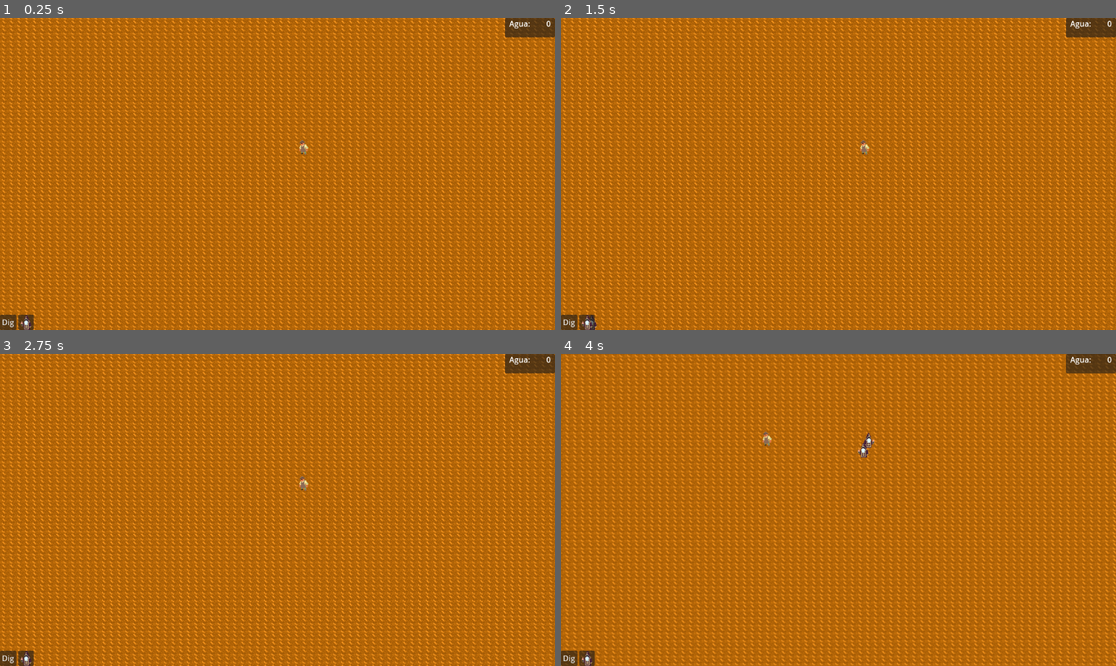
Above: before the commit, frames 1-4 (two rows, left to right).
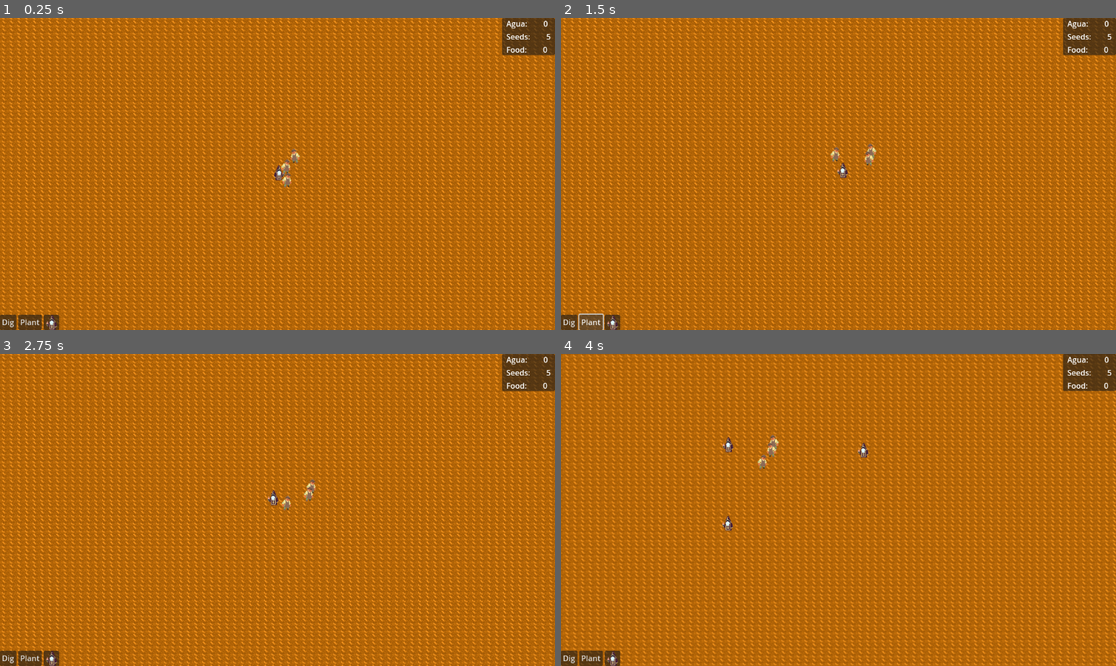
Above: after the commit, the same moments.

Repository: Fuzzerker/not_tanks
Game: Godot game, scene res://NotTanks.tscn
Same seed, same stepped clock (60 frames per second), same inputs: the game is played once before the commit and once after it.
Inputs (mouse positions are in pixels of both pictures, inside the frame that each line leads up to; where the layout moved, square brackets give the same spot in the first picture):
- Up to frame 1 (0.25 s): no input
- Up to frame 2 (1.5 s): click "Dig" at 0.5 s; click (588, 323) at 1.25 s, where only the run after the commit has a clickable "Plant"
- Up to frame 3 (2.75 s): click (49, 659) [27, 659] at 2 s
- Up to frame 4 (4 s): tap Enter at 2.75 s; move the mouse to (960, 494) at 2.77 s; hold Right (ui_right) 2.78-3.53 s; tap R at 2.85 s; click (960, 494) at 2.92 s; move the mouse to (727, 525) at 3.52 s; hold Down (ui_down) from 3.53 s (still down); tap 0 at 3.6 s; click (727, 525) at 3.67 s

The runs differ from the first frame. In frame 1, 1.2% of the frame differs, in the area x 3-100%, y 0-100%; in frame 2, 1.3%; in frame 3, 1.2%; in frame 4, 1.3%.

Commit message:
agua and planting

Diff:
--- a/NotTanks.tscn
+++ b/NotTanks.tscn
@@ -6,6 +6,9 @@
 [ext_resource type="Script" uid="uid://dcggyg72s2vwi" path="res://scripts/terrain_gen.gd" id="2_pgsxn"]
 [ext_resource type="PackedScene" uid="uid://chdl2k2fcmqmt" path="res://preloads/worker.tscn" id="5_e378v"]
 [ext_resource type="Script" uid="uid://c2fafyvfge7ag" path="res://agua_value.gd" id="5_n603m"]
+[ext_resource type="Script" uid="uid://ctohpiorbe3xm" path="res://seeds.gd" id="6_q56mv"]
+[ext_resource type="Script" uid="uid://dde046qn2et2j" path="res://food_label.gd" id="7_kr0b5"]
+[ext_resource type="PackedScene" uid="uid://46gfvt0lk8vo" path="res://preloads/cleric.tscn" id="7_y7lrh"]
 
 [sub_resource type="TileSetAtlasSource" id="TileSetAtlasSource_45neo"]
 texture = ExtResource("1_v4jwb")
@@ -423,6 +426,13 @@
 layout_mode = 2
 text = "Dig"
 
+[node name="MarginContainer3" type="MarginContainer" parent="Camera2D/CanvasLayer/Panel/VBoxContainer/HBoxContainer"]
+layout_mode = 2
+
+[node name="Plant" type="Button" parent="Camera2D/CanvasLayer/Panel/VBoxContainer/HBoxContainer/MarginContainer3"]
+layout_mode = 2
+text = "Plant"
+
 [node name="PanelContainer" type="PanelContainer" parent="Camera2D/CanvasLayer/Panel/VBoxContainer/HBoxContainer"]
 layout_mode = 2
 theme = SubResource("Theme_q56mv")
@@ -442,29 +452,78 @@
 [node name="VBoxContainer" type="VBoxContainer" parent="Camera2D/CanvasLayer/Panel2"]
 layout_mode = 2
 
-[node name="HBoxContainer" type="HBoxContainer" parent="Camera2D/CanvasLayer/Panel2/VBoxContainer"]
-layout_mode = 2
-
-[node name="MarginContainer" type="MarginContainer" parent="Camera2D/CanvasLayer/Panel2/VBoxContainer/HBoxContainer"]
+[node name="Agua" type="HBoxContainer" parent="Camera2D/CanvasLayer/Panel2/VBoxContainer"]
+layout_mode = 2
+
+[node name="MarginContainer" type="MarginContainer" parent="Camera2D/CanvasLayer/Panel2/VBoxContainer/Agua"]
 layout_mode = 2
 theme_override_constants/margin_left = 9
 theme_override_constants/margin_right = 25
 
-[node name="Label" type="Label" parent="Camera2D/CanvasLayer/Panel2/VBoxContainer/HBoxContainer/MarginContainer"]
+[node name="Label" type="Label" parent="Camera2D/CanvasLayer/Panel2/VBoxContainer/Agua/MarginContainer"]
 layout_mode = 2
 text = "Agua: "
 
-[node name="MarginContainer2" type="MarginContainer" parent="Camera2D/CanvasLayer/Panel2/VBoxContainer/HBoxContainer"]
+[node name="MarginContainer2" type="MarginContainer" parent="Camera2D/CanvasLayer/Panel2/VBoxContainer/Agua"]
 layout_mode = 2
 theme_override_constants/margin_right = 8
 
-[node name="Label" type="Label" parent="Camera2D/CanvasLayer/Panel2/VBoxContainer/HBoxContainer/MarginContainer2"]
+[node name="Label" type="Label" parent="Camera2D/CanvasLayer/Panel2/VBoxContainer/Agua/MarginContainer2"]
 layout_mode = 2
 text = "0"
 script = ExtResource("5_n603m")
 
+[node name="Seeds" type="HBoxContainer" parent="Camera2D/CanvasLayer/Panel2/VBoxContainer"]
+layout_mode = 2
+
+[node name="MarginContainer" type="MarginContainer" parent="Camera2D/CanvasLayer/Panel2/VBoxContainer/Seeds"]
+layout_mode = 2
+theme_override_constants/margin_left = 9
+theme_override_constants/margin_right = 25
+
+[node name="Label" type="Label" parent="Camera2D/CanvasLayer/Panel2/VBoxContainer/Seeds/MarginContainer"]
+layout_mode = 2
+text = "Seeds: "
+
+[node name="MarginContainer2" type="MarginContainer" parent="Camera2D/CanvasLayer/Panel2/VBoxContainer/Seeds"]
+layout_mode = 2
+theme_override_constants/margin_right = 8
+
+[node name="Label" type="Label" parent="Camera2D/CanvasLayer/Panel2/VBoxContainer/Seeds/MarginContainer2"]
+layout_mode = 2
+text = "0"
+script = ExtResource("6_q56mv")
+
+[node name="Food" type="HBoxContainer" parent="Camera2D/CanvasLayer/Panel2/VBoxContainer"]
+layout_mode = 2
+
+[node name="MarginContainer" type="MarginContainer" parent="Camera2D/CanvasLayer/Panel2/VBoxContainer/Food"]
+layout_mode = 2
+theme_override_constants/margin_left = 9
+theme_override_constants/margin_right = 25
+
+[node name="Label" type="Label" parent="Camera2D/CanvasLayer/Panel2/VBoxContainer/Food/MarginContainer"]
+layout_mode = 2
+text = "Food: "
+
+[node name="MarginContainer2" type="MarginContainer" parent="Camera2D/CanvasLayer/Panel2/VBoxContainer/Food"]
+layout_mode = 2
+theme_override_constants/margin_right = 8
+
+[node name="Label" type="Label" parent="Camera2D/CanvasLayer/Panel2/VBoxContainer/Food/MarginContainer2"]
+layout_mode = 2
+text = "0"
+script = ExtResource("7_kr0b5")
+
+[node name="Cleric" parent="." instance=ExtResource("7_y7lrh")]
+
 [node name="Worker" parent="." instance=ExtResource("5_e378v")]
 position = Vector2(54, -55)
 
+[node name="Worker2" parent="." instance=ExtResource("5_e378v")]
+
+[node name="Worker3" parent="." instance=ExtResource("5_e378v")]
+
 [connection signal="pressed" from="Camera2D/CanvasLayer/Panel/VBoxContainer/HBoxContainer/MarginContainer2/dig" to="TileMapLayer" method="_on_dig_pressed"]
+[connection signal="pressed" from="Camera2D/CanvasLayer/Panel/VBoxContainer/HBoxContainer/MarginContainer3/Plant" to="TileMapLayer" method="_on_plant_pressed"]
 [connection signal="pressed" from="Camera2D/CanvasLayer/Panel/VBoxContainer/HBoxContainer/PanelContainer/BuildCleric" to="TileMapLayer" method="_on_build_cleric_pressed"]
--- /dev/null
+++ b/character_registry.gd
@@ -0,0 +1,20 @@
+extends Node
+
+
+var characters:Array = []
+
+func _add_character(char):
+	characters.push_back(char)
+
+func _get_closest_cleric(pos: Vector2):
+	var closest_cleric = null
+	var closest_dist = INF
+
+	for char in characters:
+		if char.type == "cleric":
+			var dist = pos.distance_squared_to(char.ref.position)
+			if dist < closest_dist:
+				closest_dist = dist
+				closest_cleric = char
+	if closest_cleric != null:
+		return closest_cleric.ref.position
--- /dev/null
+++ b/food_label.gd
@@ -0,0 +1,4 @@
+extends Label
+
+func _process(delta: float) -> void:
+	text = str(Resources.food)
--- /dev/null
+++ b/plant_manager.gd
@@ -0,0 +1,62 @@
+extends Node
+
+var _plants:Array = []
+
+var ticks = 0
+var gro_ticks = 10
+func _process(delta: float) -> void:
+	ticks+=1
+	if ticks >= gro_ticks:
+		ticks = 0
+		_gro_all()
+
+func _register(plant):
+	print("registering plant")
+	plant["gro_required"] = 10
+	plant["current_gro"] = 0
+	plant["final_phase"] = 4
+	plant["current_phase"] = 0
+	plant["has_agua"] = false
+	_plants.push_back(plant)
+
+func _gro_all():
+	for plant in _plants:
+		if plant["current_phase"]==4:
+			var request = {
+				"type": "harvest",
+				"cell": plant["cell"],
+				"position": plant["position"],
+				"status": "pending",
+				"effort": 100,
+				"on_complete": func():
+					print("harvested")
+					Resources.food += 1
+					plant.marker.queue_free()
+					_plants.erase(plant)
+			}
+			WorkQueue._add_work(request)
+			continue
+		if plant["has_agua"]:
+			print("plant has agua.  Groing ",plant["current_gro"])
+			plant["current_gro"]+=1
+			print("plant has agua.  groed ",plant["current_gro"], " needs ",plant["gro_required"])
+			plant["has_agua"] = false
+			if plant["current_gro"] >= plant["gro_required"]:
+				print("plant has grone to next phase")
+				plant["current_gro"] = 0
+				plant["current_phase"] += 1
+				var mrkr = plant["marker"]
+				mrkr.texture.region = Rect2(mrkr.texture.region.position + Vector2(0, 16), mrkr.texture.region.size)
+
+		else:
+			var request = {
+				"type": "agua",
+				"cell": plant["cell"],
+				"position": plant["position"],
+				"status": "pending",
+				"effort": 100,
+				"on_complete": func():
+					print("adding agua on_complete")
+					plant["has_agua"]=true
+			}
+			WorkQueue._add_work(request)
--- a/preloads/cleric.gd
+++ /dev/null
@@ -1,42 +0,0 @@
-extends Sprite2D
-
-# Maximum distance from the current position for the idle movement
-const MAX_OFFSET := 50
-# Movement speed in pixels per second
-const SPEED := 20
-
-var target_position: Vector2
-var pause_time: float = 0.0
-
-func _ready():
-	_pick_new_target()
-
-func _process(delta: float):
-	if pause_time > 0:
-		# Wait while paused
-		pause_time -= delta
-		return
-
-	# Move toward the target position
-	var direction = target_position - position
-	var distance = direction.length()
-
-	# Flip the sprite based on horizontal direction
-	if direction.x > 0:
-		flip_h = true  # Facing right
-	elif direction.x < 0:
-		flip_h = false   # Facing left
-
-	if distance < 1:
-		# Arrived at the target, pause briefly
-		pause_time = randf() * 1.0 # random pause < 1 second
-		_pick_new_target()
-	else:
-		# Move smoothly toward target
-		direction = direction.normalized()
-		position += direction * SPEED * delta
-
-func _pick_new_target():
-	# Choose a random point near the current position
-	var offset = Vector2(randf_range(-MAX_OFFSET, MAX_OFFSET), randf_range(-MAX_OFFSET, MAX_OFFSET))
-	target_position = position + offset
--- a/preloads/cleric.tscn
+++ b/preloads/cleric.tscn
@@ -1,7 +1,7 @@
 [gd_scene load_steps=4 format=3 uid="uid://46gfvt0lk8vo"]
 
 [ext_resource type="Texture2D" uid="uid://dr6d8rol8x6m8" path="res://sprites/rogues.png" id="1_r17hr"]
-[ext_resource type="Script" uid="uid://bjcl8sxxv814e" path="res://preloads/cleric.gd" id="2_fw7wg"]
+[ext_resource type="Script" uid="uid://chcqxi8j0oeaa" path="res://scripts/cleric.gd" id="2_fw7wg"]
 
 [sub_resource type="AtlasTexture" id="AtlasTexture_n603m"]
 atlas = ExtResource("1_r17hr")
--- /dev/null
+++ b/preloads/idler.gd
@@ -0,0 +1,33 @@
+extends "res://scripts/mover.gd"
+
+const MAX_OFFSET := 50
+
+var pause_time: float = 0.0
+var is_idle = true
+
+func _ready():
+	speed = 20
+	_pick_new_idle_target()
+
+
+func _process(delta: float):
+
+	if !is_idle:
+		return
+	if log:
+		print("idle_process")
+	if pause_time > 0:
+		pause_time -= delta
+		return
+
+	if _has_arrived(1):
+		pause_time = randf() * 1.0
+		_pick_new_idle_target()
+	else:
+		_move_toward(delta)
+
+func _pick_new_idle_target():
+	if log:
+		print("_pick_new_idle_target")
+	var offset = Vector2(randf_range(-MAX_OFFSET, MAX_OFFSET), randf_range(-MAX_OFFSET, MAX_OFFSET))
+	target_position = position + offset
--- /dev/null
+++ b/preloads/plant_icon.tscn
@@ -0,0 +1,10 @@
+[gd_scene load_steps=3 format=3 uid="uid://cxxd6ipobl1nd"]
+
+[ext_resource type="Texture2D" uid="uid://d1eon62mf5w8" path="res://sprites/Seeds.png" id="1_obt08"]
+
+[sub_resource type="AtlasTexture" id="AtlasTexture_nxh17"]
+atlas = ExtResource("1_obt08")
+region = Rect2(80, 16, 16, 16)
+
+[node name="PlantIcon" type="Sprite2D"]
+texture = SubResource("AtlasTexture_nxh17")
--- a/preloads/work_queue.gd
+++ b/preloads/work_queue.gd
@@ -12,12 +12,16 @@
 	for request in work_requests:
 		if request.cell == cell:
 			request.effort -= effort
-			if request.effort <= 0:
+			if request.effort <= 0 and request["on_complete"] != null:
+				work_requests.erase(request)
 				request["on_complete"].call()
+
 				return true
 	return false
 
 func _add_work(request):
+
+
 	for rq in work_requests:
 		if rq.cell == request.cell:
 			return
--- a/preloads/worker.gd
+++ b/preloads/worker.gd
@@ -1,40 +1,82 @@
-extends Sprite2D
+extends "res://preloads/idler.gd"
 
 var active_work = null
 var effort = 10
-var speed = 100.0 # units per second, tweak as needed
+var stamina = 100000
+var max_stamina = 100000
+
+var rest_distance = 60
+
+var action = "idle"
+
+func _ready():
+	#log = true
+	is_idle = true
+	speed = 100.0
+	CharacterRegistry._add_character({"ref":self, "type":"worker"})
+
 
 func _process(delta: float):
-	if active_work:
-		var dist = position.distance_squared_to(active_work.position)
-		if dist > 0.3:
-			_move_to_work(delta)
+	if log:
+		print("process ", target_position)
+	if stamina <= 10:
+		if action != "rest":
+			if log:
+				print("trying to find closest cleric")
+			var closest_cleric = CharacterRegistry._get_closest_cleric(position)
+			if closest_cleric != null:
+				if log:
+					print("foudn closest cleric")
+				target_position = closest_cleric
+				action = "rest"
+			else:
+				if log:
+					print("no closest cleric idling")
+				super(delta)
+
+	else: if not active_work:
+		_find_work()
+	var target_dist = .55
+	if action == "rest":
+		target_dist = rest_distance
+	if _has_arrived(target_dist):
+		if log:
+			print("arrived")
+		if action == "rest":
+			var closest_cleric = CharacterRegistry._get_closest_cleric(position)
+			if closest_cleric != null:
+				if log:
+					print("foudn closest cleric")
+				target_position = closest_cleric
+				action = "rest"
+			stamina += 10
+			if stamina >= max_stamina:
+				stamina = max_stamina
+				action = "idle"
+				is_idle = true
+		else: if active_work:
+			_do_work()
 		else:
-			_do_work()
+			super(delta)
 	else:
-		_find_work()
+		_move_toward(delta)
 
 
-func _move_to_work(delta: float):
-	# Smooth movement toward active_work.position
-	var dir = (active_work.position - position).normalized()
 
-	# Flip the sprite based on horizontal direction
-	if dir.x > 0:
-		flip_h = true  # Facing right
-	elif dir.x < 0:
-		flip_h = false   # Facing left
-
-	position += dir * speed * delta
 
 
 func _do_work():
+	if stamina < 0:
+		return
 	if WorkQueue._do_work(active_work.cell, effort):
 		active_work = null
-	# Optional: clear active_work if done
-	# if WorkQueue._is_done(active_work.cell):
-	#     active_work = null
+	stamina -= effort
 
-
-func _find_work():
+func _find_work() -> bool:
+	if log:
+		print("_find_work ")
 	active_work = WorkQueue._claim_work(position)
+	if active_work != null:
+		print("found work ", active_work["type"])
+		target_position = active_work.position
+	return active_work != null
--- a/project.godot
+++ b/project.godot
@@ -20,3 +20,6 @@
 Resources="*res://scripts/resources.gd"
 PlayerActions="*res://scripts/player_actions.gd"
 WorkQueue="*res://preloads/work_queue.gd"
+Store="*res://store.gd"
+CharacterRegistry="*res://character_registry.gd"
+PlantManager="*res://plant_manager.gd"
--- /dev/null
+++ b/scripts/cleric.gd
@@ -0,0 +1,6 @@
+extends "res://preloads/idler.gd"
+
+
+func _ready():
+	super()
+	CharacterRegistry._add_character({"ref":self, "type":"cleric"})
--- /dev/null
+++ b/scripts/mover.gd
@@ -0,0 +1,30 @@
+extends Sprite2D
+
+# Base movement speed (can be overridden in child scripts)
+var speed: float = 100.0
+# Target position for movement
+var target_position: Vector2
+
+var log = false
+
+func _move_toward(delta: float) -> void:
+	var direction = target_position - position
+	var distance = direction.length()
+
+	if distance > 0.01:
+		# Flip sprite based on horizontal direction
+		if direction.x > 0:
+			flip_h = true
+		elif direction.x < 0:
+			flip_h = false
+
+		# Smooth movement
+		direction = direction.normalized()
+		position += direction * speed * delta
+
+func _has_arrived(threshold: float = 1.0) -> bool:
+	var has_arrived = position.distance_squared_to(target_position) < threshold * threshold
+	position.distance_squared_to(target_position) < threshold * threshold
+	if log:
+		print("has_arrived= ", has_arrived, " because I am at ", position, " and targe is at ", target_position )
+	return has_arrived
--- a/scripts/resources.gd
+++ b/scripts/resources.gd
@@ -2,3 +2,5 @@
 
 
 var agua = 0
+var seeds = 5
+var food = 0
--- a/scripts/terrain_gen.gd
+++ b/scripts/terrain_gen.gd
@@ -10,6 +10,7 @@
 var cleric = preload("res://preloads/cleric.tscn")
 
 var dig_icon = preload("res://preloads/dig_icon.tscn")
+var plant_icon = preload("res://preloads/plant_icon.tscn")
 
 func _ready() -> void:
 	_set_terrain()
@@ -27,12 +28,38 @@
 func _on_dig_pressed() -> void:
 	PlayerActions.current_action = "dig" # Replace with function body.
 
+func _on_plant_pressed() -> void:
+	PlayerActions.current_action = "plant"
 
-func _build_on_completed(clicked_cell, marker):
+func _build_dig_on_completed(clicked_cell, marker):
 	var on_completed = func():
 		set_cell(clicked_cell, terrain_source, water_atlas )
 		marker.queue_free()
 		Resources.agua += 1
+
+	return on_completed
+
+
+
+func _build_plant_on_completed(clicked_cell, marker: Sprite2D):
+	var on_completed = func():
+		var old_atlas: AtlasTexture = marker.texture
+		var new_atlas := AtlasTexture.new()
+		new_atlas.atlas = preload("res://sprites/Seedling.png")
+		new_atlas.region = Rect2(
+			#skip 13 columns and 1 ro
+			Vector2(13 * 16, 16),
+			old_atlas.region.size
+		)
+		marker.texture = new_atlas
+		var plant = {
+			"marker" : marker,
+			"cell":clicked_cell,
+			"position":marker.position
+		}
+		PlantManager._register(plant)
+		#marker currently has an atlas texture type.  I want to use the same base texture but update the atlas coords
+
 
 	return on_completed
 
@@ -44,7 +71,21 @@
 			"position": get_local_mouse_position(),
 			"status": "pending",
 			"effort": 100,
-			"on_complete": _build_on_completed(clicked_cell, marker)
+			"on_complete": _build_dig_on_completed(clicked_cell, marker)
+		}
+		WorkQueue._add_work(request)
+
+	if PlayerActions.current_action == "plant":
+		if Resources.seeds == 0:
+			return
+		Resources.seeds -= 1
+		var request = {
+			"type": "plant",
+			"cell": clicked_cell,
+			"position": get_local_mouse_position(),
+			"status": "pending",
+			"effort": 100,
+			"on_complete": _build_plant_on_completed(clicked_cell, marker)
 		}
 		WorkQueue._add_work(request)
 
@@ -58,16 +99,26 @@
 		var cell_pos = local_to_map(mouse_pos)
 		inst.position = map_to_local(cell_pos)
 		return inst
+	if PlayerActions.current_action == "plant":
+		if Resources.seeds <= 0:
+			return
+		var inst = plant_icon.instantiate()
+		add_child(inst)
+		var mouse_pos = get_local_mouse_position()
+		var cell_pos = local_to_map(mouse_pos)
+		inst.position = map_to_local(cell_pos)
+		return inst
 
 var bcl = null
 
 func _place_cleric():
-	var cl = cleric.instantiate()
-	cl.position = get_local_mouse_position()
-	bcl.queue_free()
-	PlayerActions.current_action = null
-	Input.set_mouse_mode(Input.MOUSE_MODE_VISIBLE)
-	add_child(cl)
+	if Store._buy_cleric():
+		var cl = cleric.instantiate()
+		cl.position = get_local_mouse_position()
+		bcl.queue_free()
+		PlayerActions.current_action = null
+		Input.set_mouse_mode(Input.MOUSE_MODE_VISIBLE)
+		add_child(cl)
 
 func _set_tile_action(clicked_cell):
 	if WorkQueue._has_work(clicked_cell):
@@ -75,11 +126,13 @@
 	var marker = _create_work_icon()
 	_create_work_request(clicked_cell, marker)
 
+
 func _tilemap_click():
-	print("click ")
+	if log:
+		print("click ")
 	var local_mouse_pos = get_local_mouse_position()
 	var clicked_cell = local_to_map(local_mouse_pos)
-	if PlayerActions.current_action == "dig":
+	if PlayerActions.current_action == "dig" || PlayerActions.current_action == "plant":
 		_set_tile_action(clicked_cell)
 	if PlayerActions.current_action == "place_cleric":
 		_place_cleric()
--- /dev/null
+++ b/seeds.gd
@@ -0,0 +1,5 @@
+extends Label
+
+
+func _process(delta: float) -> void:
+	text = str(Resources.seeds)
--- /dev/null
+++ b/store.gd
@@ -0,0 +1,14 @@
+extends Node
+
+var cleric_cost_mod = 2
+var current_cleric_cost = 5
+
+
+
+
+func  _buy_cleric() -> bool:
+	if Resources.agua < current_cleric_cost:
+		return false
+	Resources.agua -= current_cleric_cost
+	current_cleric_cost = current_cleric_cost * cleric_cost_mod
+	return true
Not shown: 1 places in NotTanks.tscn that only renumber resources
Not shown, added: character_registry.gd.uid
Not shown, added: food_label.gd.uid
Not shown, added: plant_manager.gd.uid
Renamed: preloads/cleric.gd.uid -> preloads/idler.gd.uid
Not shown, added: scripts/cleric.gd.uid
Not shown, added: scripts/mover.gd.uid
Not shown, added: seeds.gd.uid
Binary file added: sprites/Seedling.png
Not shown, added: sprites/Seedling.png.import
Binary file added: sprites/Seeds.png
Not shown, added: sprites/Seeds.png.import
(and 1 more such lines)
